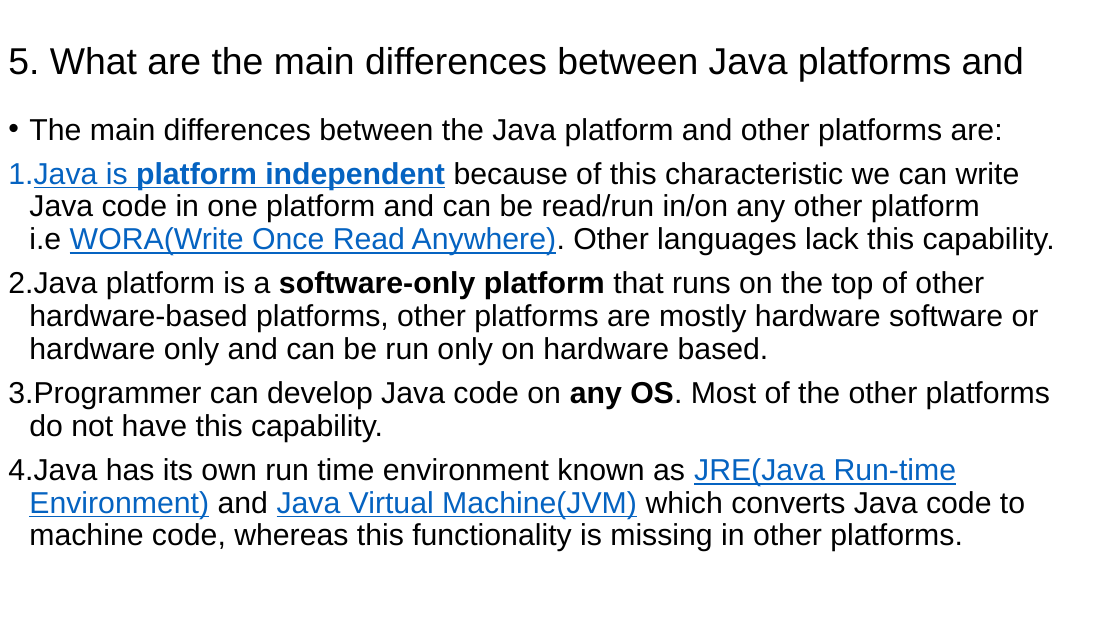
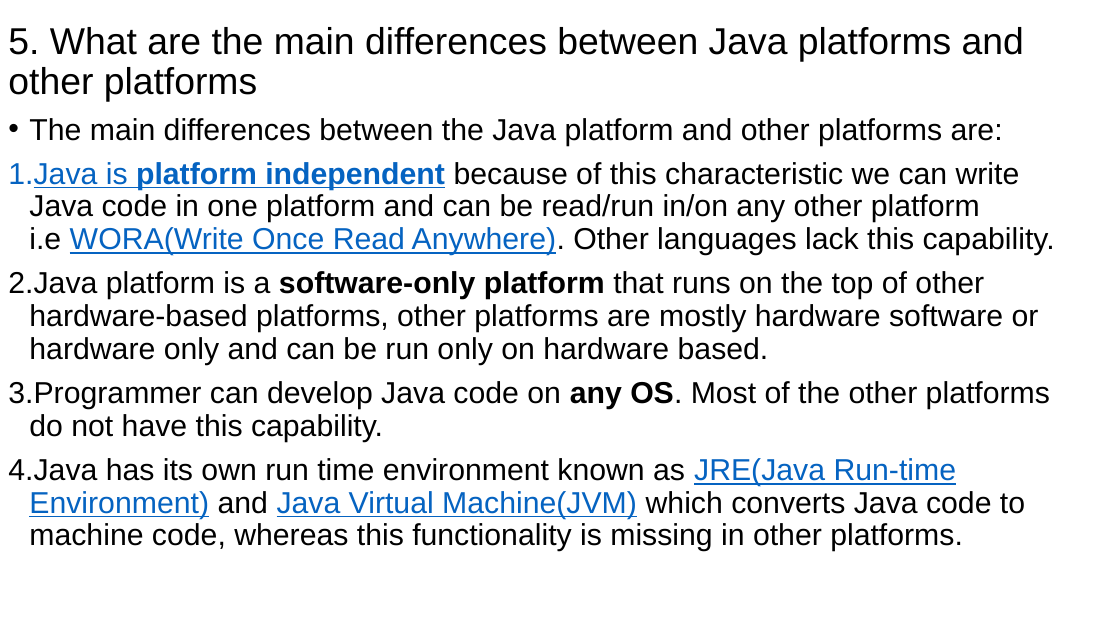
Before and after one commit to Marvioo/Cogent, a slide deck: slide 7 of Java Basics/Java Bascis 1.pptx. Drawn at 1120x630 pixels with LibreOffice and Linux fonts; fonts in the diff are those of the drawing. Boxes give left, top, right and bottom in pixels: in the first picture for what was removed or moved away, otherwise in the second. Text is boxed around its words. In the diff, an @@ line names an element or a change of style, - is before the commit and + after.

```diff
--- a/Java Basics/Java Bascis 1.pptx
+++ b/Java Basics/Java Bascis 1.pptx
@@ title at (8,27,1024,102): text changed @@
-5. What are the main differences between Java platforms and
+5. What are the main differences between Java platforms and other platforms
```
Also in this commit, not shown: 1 other slide changed, 1 slide removed, 1 other file.
